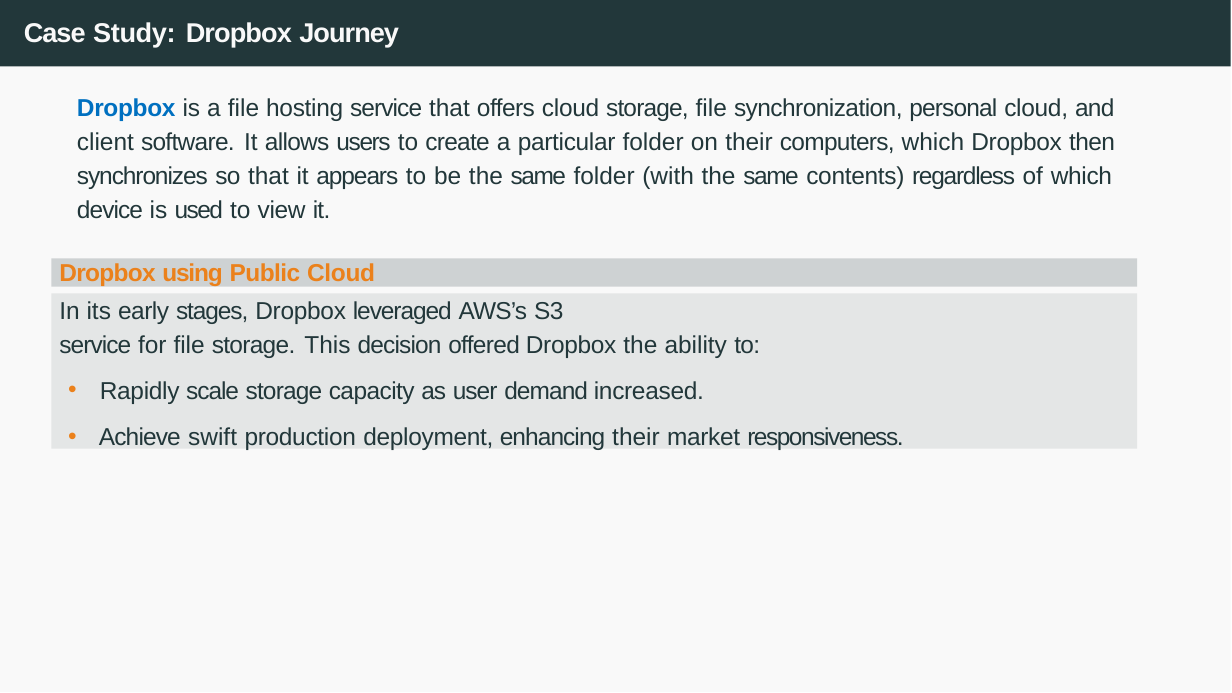
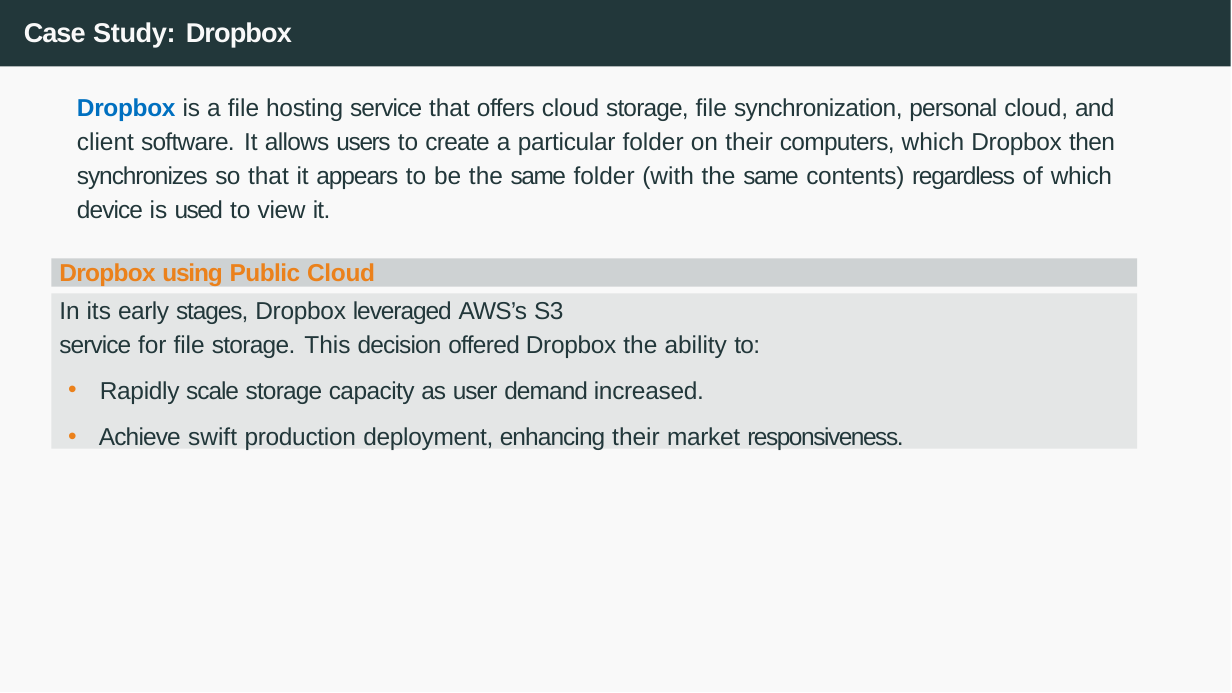
Before and after one commit to francescsolsonatehas/HPDCB, a slide deck: slide 25 of src/slides/Session 1 and 2 - Introduction to Cloud Computing + Github Pages-2026.pptx (slide 29 before the commit). Drawn at 1232x693 pixels with LibreOffice and Linux fonts; fonts in the diff are those of the drawing. Boxes give left, top, right and bottom in pixels: in the first picture for what was removed or moved away, otherwise in the second. Text is boxed around its words. In the diff, an @@ line names an element or a change of style, - is before the commit and + after.

```diff
--- a/src/slides/Session 1 and 2 - Introduction to Cloud Computing + Github Pages-2026.pptx
+++ b/src/slides/Session 1 and 2 - Introduction to Cloud Computing + Github Pages-2026.pptx
@@ title at (24, 22, 292, 47): text changed @@
-Case Study: Dropbox Journey
+Case Study: Dropbox
```
Also in this commit, not shown: 2 other slides changed, 5 slides removed, 3 other files.
